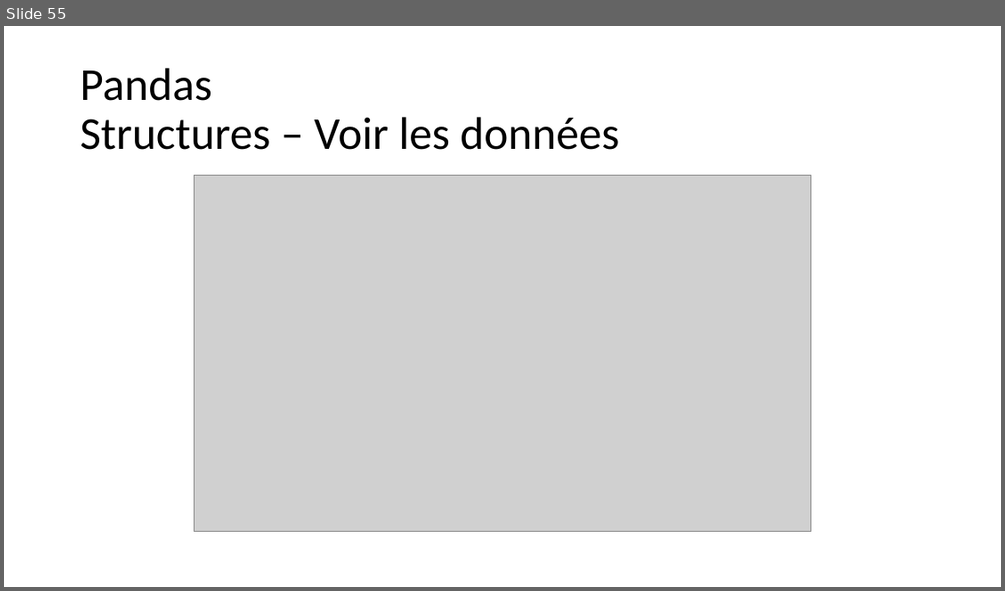
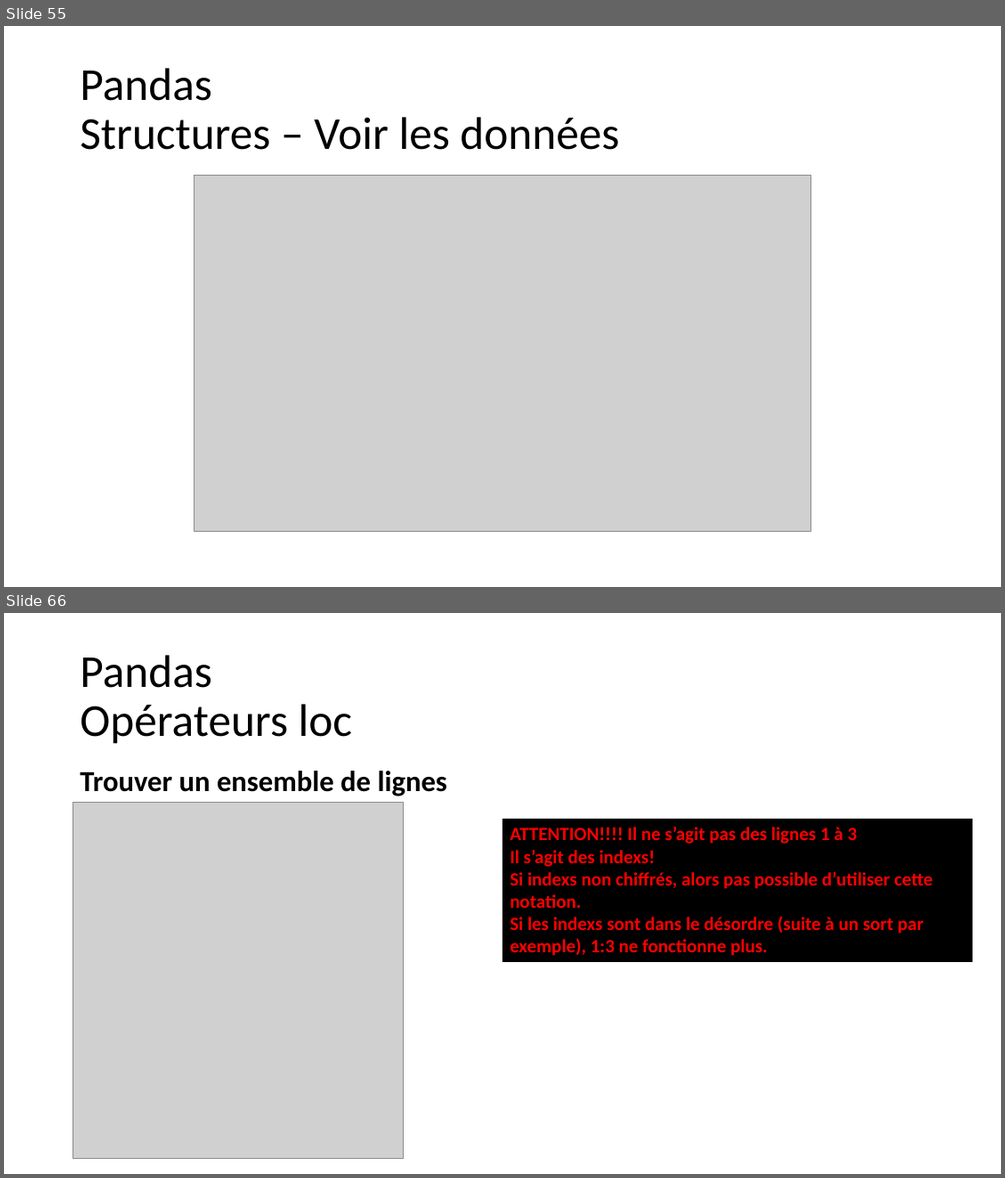
Before and after one commit to aubinthomas/Course, a slide deck: python_debutant/Formation Python débutant.pptx. Shown one above the other, each under a label of ours: slide 55 before the commit, slides 55 and 66 after it; the slides between them are not shown. The pictures are 1005x591 and 1005x1178 pixels, drawn with LibreOffice and Linux fonts; fonts in the diff are those of the drawing; grey boxes stand for pictures. Boxes give left, top, right and bottom in pixels: in the first picture for what was removed or moved away, otherwise in the second. Text is boxed around its words. In the diff, an @@ line names an element or a change of style, - is before the commit and + after.

```diff
--- a/python_debutant/Formation Python débutant.pptx
+++ b/python_debutant/Formation Python débutant.pptx
@@ slide 66 added at (4,613,1001,1174), background #FFFFFF @@
@@ title added at (80,655,352,744), 44 pt, text #000000 @@
+Pandas
+Opérateurs loc
@@ text added at (80,771,447,796), 28 pt, text #000000, bold @@
+Trouver un ensemble de lignes
@@ picture added at (73,803,404,1159) @@
@@ rectangle added at (502,819,972,962), fill #000000, 18 pt, text #FF0000, bold @@
+ATTENTION!!!! Il ne s’agit pas des lignes 1 à 3
+Il s’agit des indexs!
+Si indexs non chiffrés, alors pas possible d’utiliser cette notation.
+Si les indexs sont dans le désordre (suite à un sort par exemple), 1:3 ne fonctionne plus.
```
Also in this commit, not shown: 5 slides changed, 11 other slides added, 2 other files.
